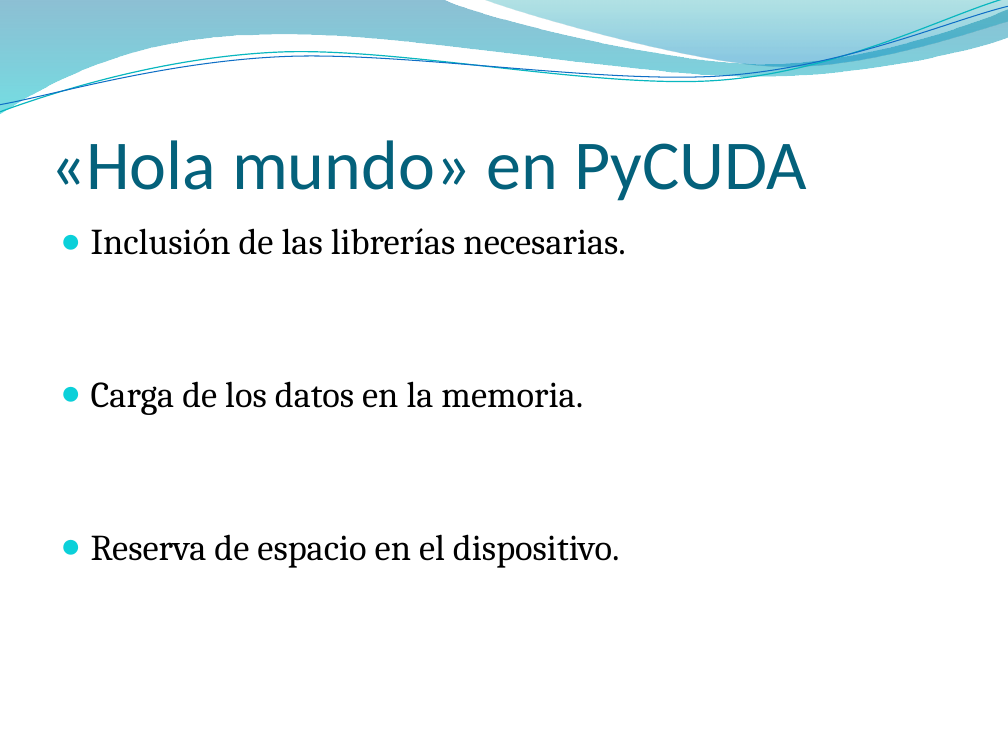
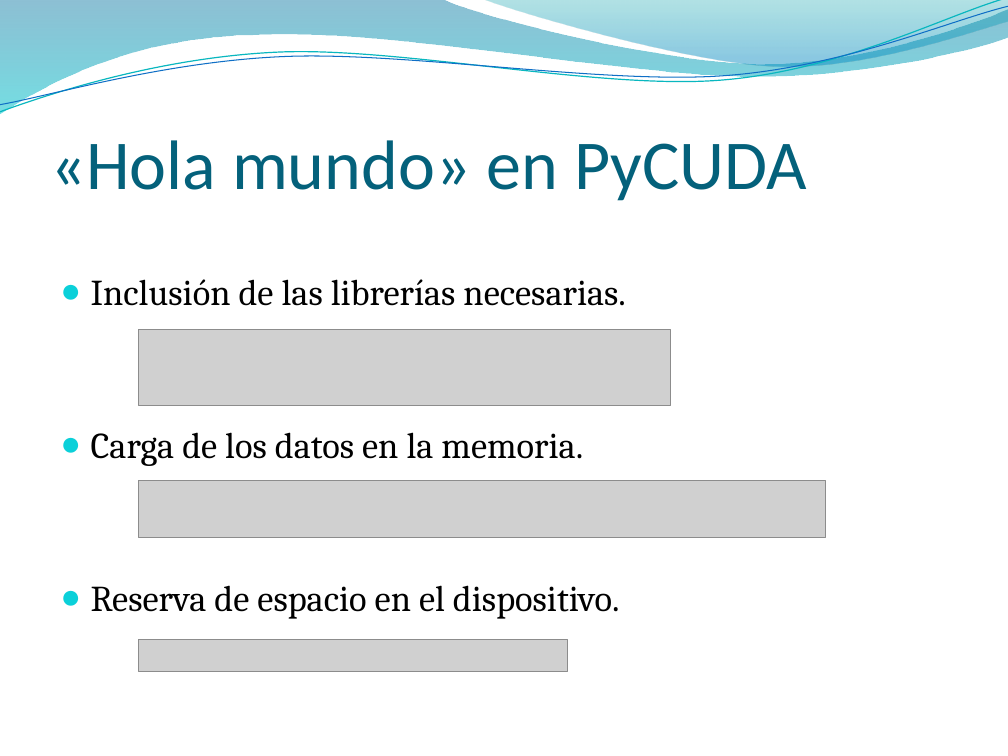
Before and after one commit to vinaygaba/pycuda-filters, a slide deck: slide 13 of out/presentacion/presentacionTAD.pptx (slide 11 before the commit). Drawn at 1008x756 pixels with LibreOffice and Linux fonts; fonts in the diff are those of the drawing; grey boxes stand for pictures; background and template pictures are left out. Boxes give left, top, right and bottom in pixels: in the first picture for what was removed or moved away, otherwise in the second. Text is boxed around its words. In the diff, an @@ line names an element or a change of style, - is before the commit and + after.

```diff
--- a/out/presentacion/presentacionTAD.pptx
+++ b/out/presentacion/presentacionTAD.pptx
@@ text "Inclusión de las librerías necesarias.": place and size @@
-text "Inclusión de las librerías necesarias." at [91, 228, 626, 568]
+text "Inclusión de las librerías necesarias." at [91, 279, 626, 619]
@@ picture added at [139, 330, 671, 405] @@
@@ picture added at [139, 481, 827, 537] @@
@@ picture added at [139, 639, 568, 671] @@
```
Also in this commit, not shown: 1 other slide changed, 5 slides added.
